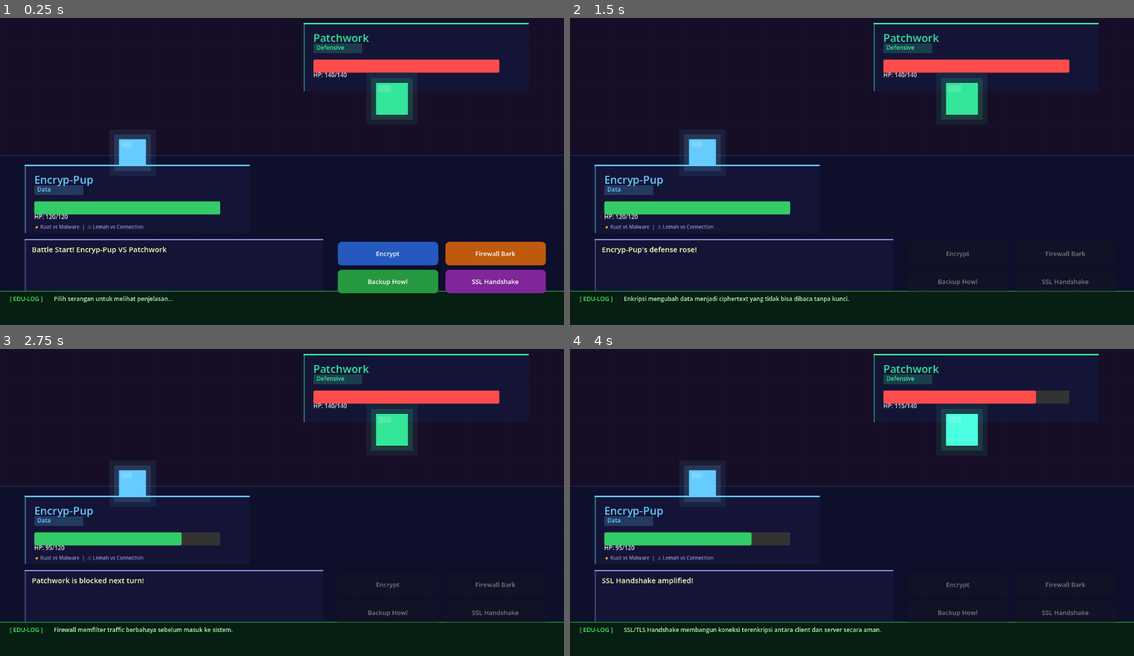
Above: before the commit, frames 1-4 (two rows, left to right).
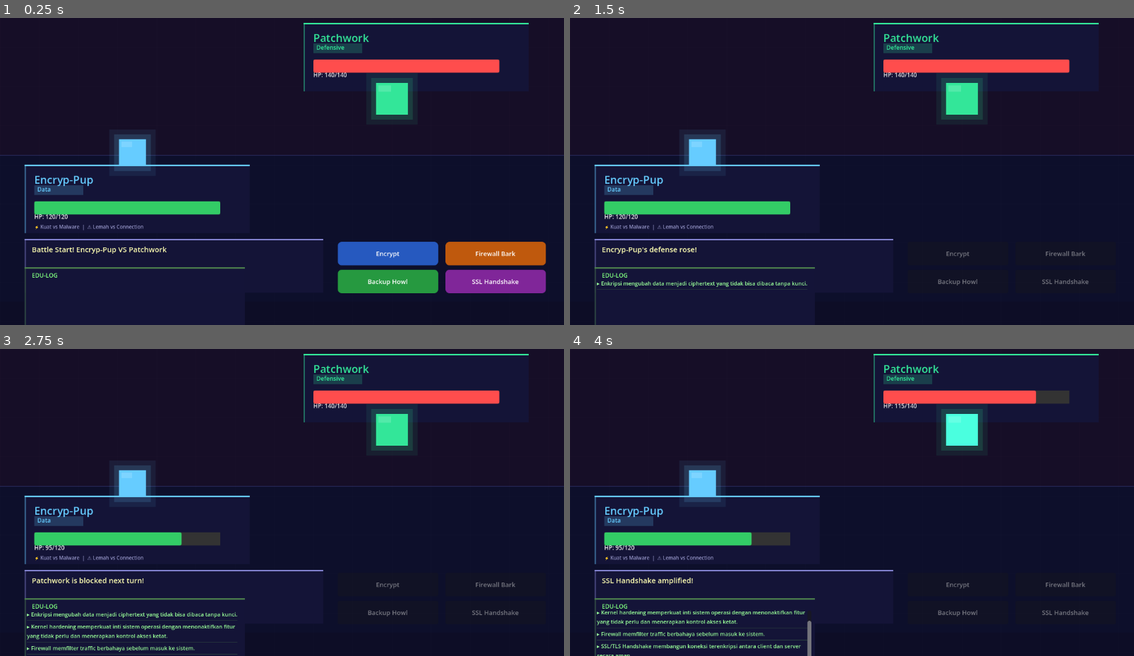
Above: after the commit, the same moments.

Repository: Anwarupee/Protocol-Elysium
Game: Godot game, scene res://battle/Battle.tscn
Same seed, same stepped clock (60 frames per second), same inputs: the game is played once before the commit and once after it. This scene is started directly instead of the project's main scene.
Inputs:
- Up to frame 1 (0.25 s): no input
- Up to frame 2 (1.5 s): click "Encrypt" at 0.5 s
- Up to frame 3 (2.75 s): click "Firewall Bark" at 2 s
- Up to frame 4 (4 s): click "SSL Handshake" at 3.5 s

The runs differ from the first frame. In frame 1, 6.5% of the frame differs, in the area x 0-100%, y 81-100%; in frame 2, 7.1%; in frame 3, 7.1%; in frame 4, 7.0%.

Commit message:
fix: improve edu-log readability with scroll

Diff:
--- a/battle/Battle.gd
+++ b/battle/Battle.gd
@@ -13,6 +13,8 @@
 var move_buttons: Array = []
 var battle_active: bool = true
 var player_monster_moves: Array = []
+var edu_scroll: ScrollContainer
+var edu_vbox: VBoxContainer
 
 func _ready():
 	var player_choice = "encryp_pup"
@@ -202,24 +204,26 @@
 	battle_log_label.custom_minimum_size = Vector2(585, 95)
 	add_child(battle_log_label)
 
-	# ── EDU LOG ──
-	var edu_bg = ColorRect.new()
-	edu_bg.color = Color(0.03, 0.12, 0.07)
-	edu_bg.size = Vector2(1152, 70)
-	edu_bg.position = Vector2(0, 578)
-	add_child(edu_bg)
-
-	var edu_border = ColorRect.new()
-	edu_border.color = Color(0.2, 0.7, 0.3, 0.6)
-	edu_border.size = Vector2(1152, 2)
-	edu_border.position = Vector2(0, 578)
-	add_child(edu_border)
-
-	add_child(create_label("[ EDU-LOG ]", Vector2(20, 586), 12, Color(0.3, 1, 0.4)))
-	edu_log_label = create_label("Pilih serangan untuk melihat penjelasan...", Vector2(110, 586), 12, Color(0.7, 1, 0.7))
-	edu_log_label.autowrap_mode = TextServer.AUTOWRAP_WORD
-	edu_log_label.custom_minimum_size = Vector2(1020, 55)
-	add_child(edu_log_label)
+	# EDU-LOG panel dengan scroll
+	var edu_panel = create_panel_styled(Vector2(50, 530), Vector2(450, 135), Color(0.3, 0.5, 0.3))
+	add_child(edu_panel)
+
+	var edu_title = create_label("EDU-LOG", Vector2(65, 538), 12, Color(0.5, 1, 0.5))
+	add_child(edu_title)
+
+	# ScrollContainer
+	var scroll = ScrollContainer.new()
+	scroll.position = Vector2(55, 555)
+	scroll.size = Vector2(438, 105)
+	scroll.horizontal_scroll_mode = ScrollContainer.SCROLL_MODE_DISABLED
+	add_child(scroll)
+	edu_scroll = scroll
+
+	# VBox di dalam scroll
+	var vbox = VBoxContainer.new()
+	vbox.custom_minimum_size = Vector2(430, 0)
+	scroll.add_child(vbox)
+	edu_vbox = vbox
 
 	# Move buttons — 2 baris, 2 kolom
 	var moves = player_data["moves"]
@@ -348,7 +352,23 @@
 	battle_log_label.text = message
 
 func on_edu_log(message: String):
-	edu_log_label.text = message
+	var entry = Label.new()
+	entry.text = "▸ " + message
+	entry.autowrap_mode = TextServer.AUTOWRAP_WORD
+	entry.custom_minimum_size = Vector2(425, 0)
+	entry.add_theme_font_size_override("font_size", 11)
+	entry.add_theme_color_override("font_color", Color(0.6, 1, 0.6))
+	edu_vbox.add_child(entry)
+
+	# Separator tipis antar entry
+	var sep = ColorRect.new()
+	sep.color = Color(0.3, 0.5, 0.3, 0.4)
+	sep.custom_minimum_size = Vector2(425, 1)
+	edu_vbox.add_child(sep)
+
+	# Auto scroll ke bawah
+	await get_tree().process_frame
+	edu_scroll.scroll_vertical = edu_scroll.get_v_scroll_bar().max_value
 
 func on_hp_updated(p_hp: int, p_max: int, e_hp: int, e_max: int):
 	player_hp_bar.value = (float(p_hp) / p_max) * 100
